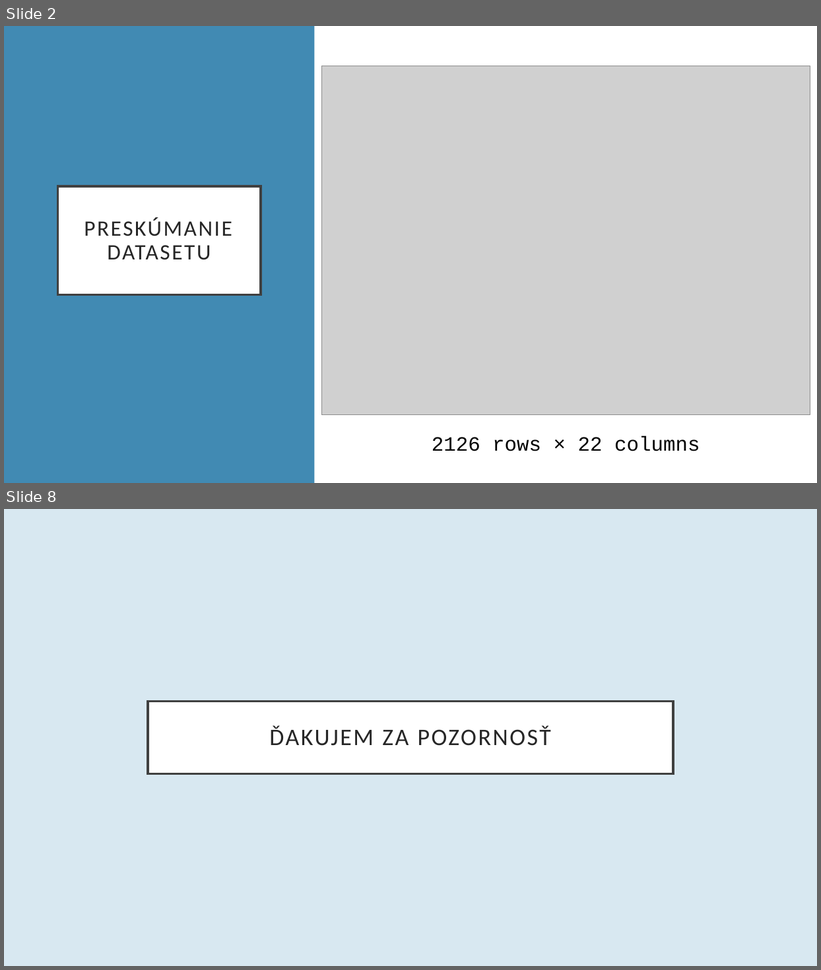
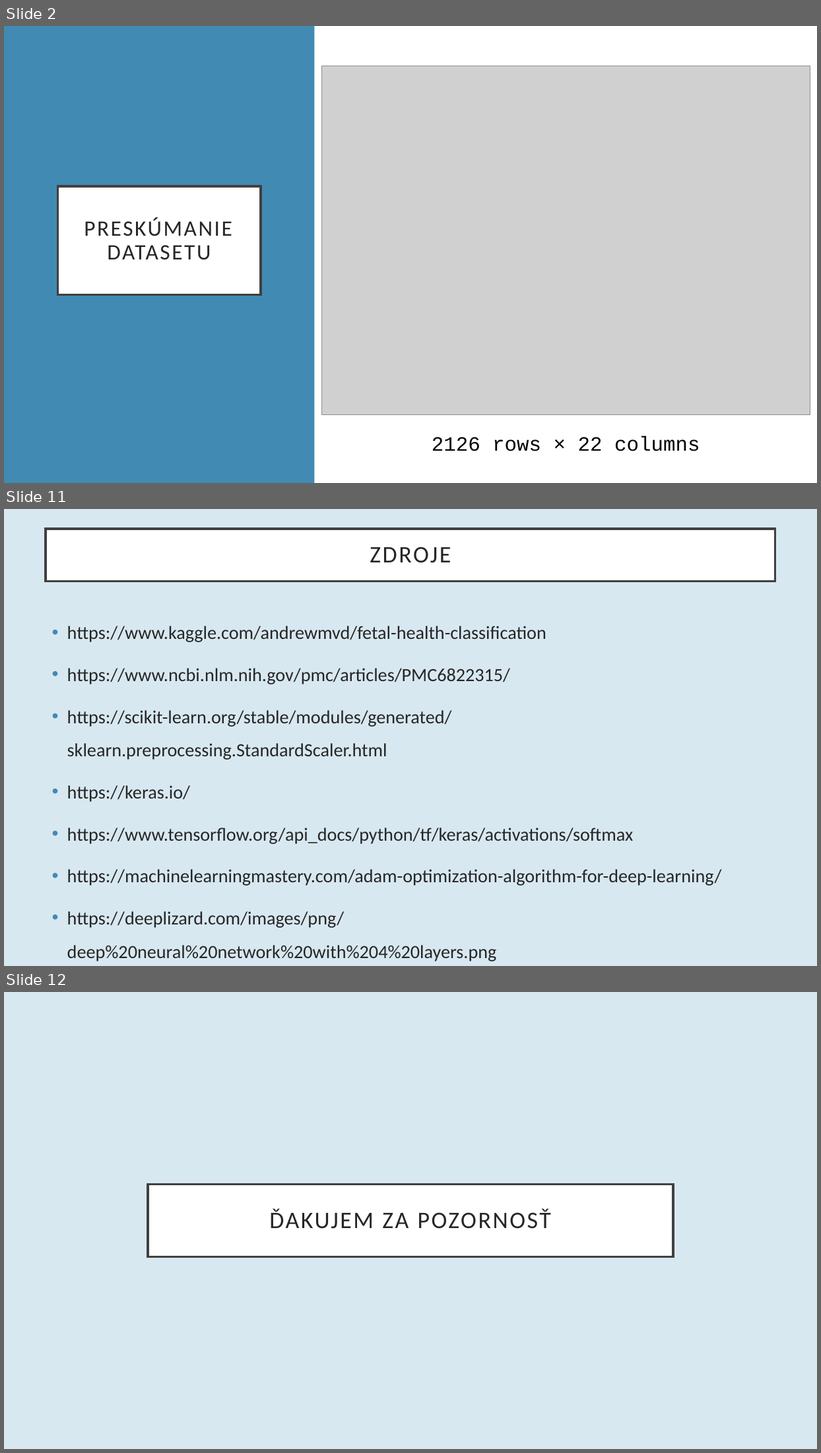
Before and after one commit to georgeob/Drzik_NS2021, a slide deck: Klasifikácia zdravia ľudského plodu na základe údajov CTG.pptx. Shown one above the other, each under a label of ours: slides 2 and 8 before the commit, slides 2, 11 and 12 after it; the slides between them are not shown. The pictures are 821x970 and 821x1453 pixels, drawn with LibreOffice and Linux fonts; fonts in the diff are those of the drawing; grey boxes stand for pictures. Boxes give left, top, right and bottom in pixels: in the first picture for what was removed or moved away, otherwise in the second. Text is boxed around its words. In the diff, an @@ line names an element or a change of style, - is before the commit and + after.

```diff
--- a/Klasifikácia zdravia ľudského plodu na základe údajov CTG.pptx
+++ b/Klasifikácia zdravia ľudského plodu na základe údajov CTG.pptx
@@ slide 11 added at (4,509,817,966), background #D8E8F1 @@
@@ title added at (46,529,776,582), fill #FFFFFF, outline #404040 3 pt, 28 pt, text #262626 @@
+ZDROJE
@@ text added at (67,626,722,962), 22 pt, text #262626 @@
+• https://www.kaggle.com/andrewmvd/fetal-health-classification
+• https://www.ncbi.nlm.nih.gov/pmc/articles/PMC6822315/
+• https://scikit-learn.org/stable/modules/generated/sklearn.preprocessing.StandardScaler.html
+• https://keras.io/
+• https://www.tensorflow.org/api_docs/python/tf/keras/activations/softmax
+• https://machinelearningmastery.com/adam-optimization-algorithm-for-deep-learning/
+• https://deeplizard.com/images/png/deep%20neural%20network%20with%204%20layers.png
@@ what was slide 8 is now slide 12 @@
```
Also in this commit, not shown: 5 slides changed, 3 other slides added.
